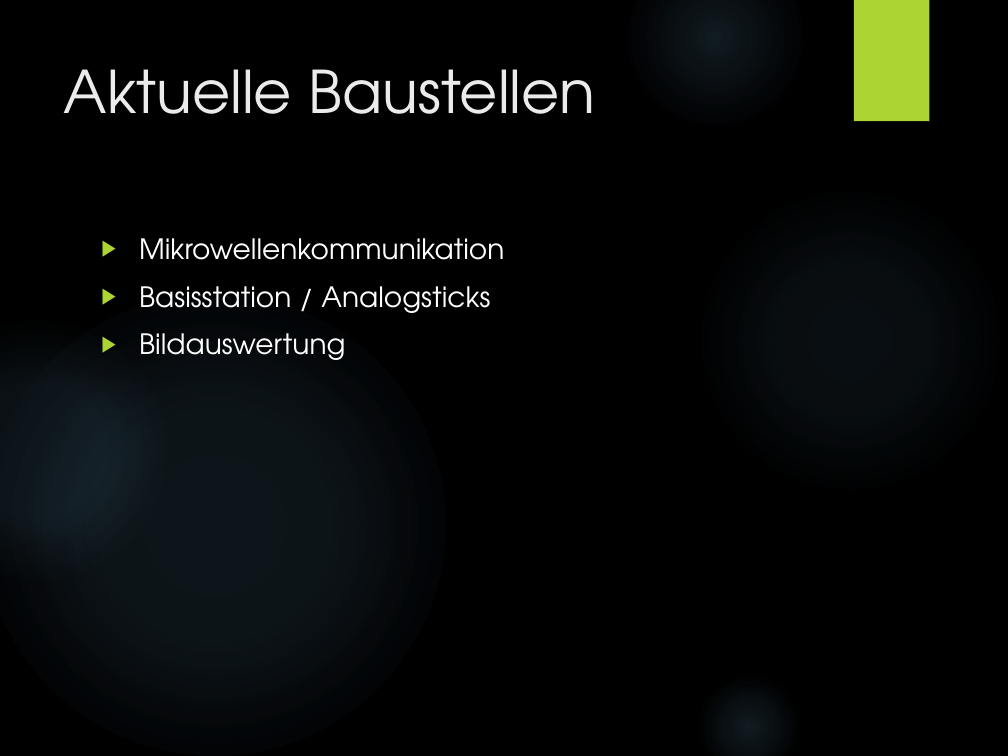
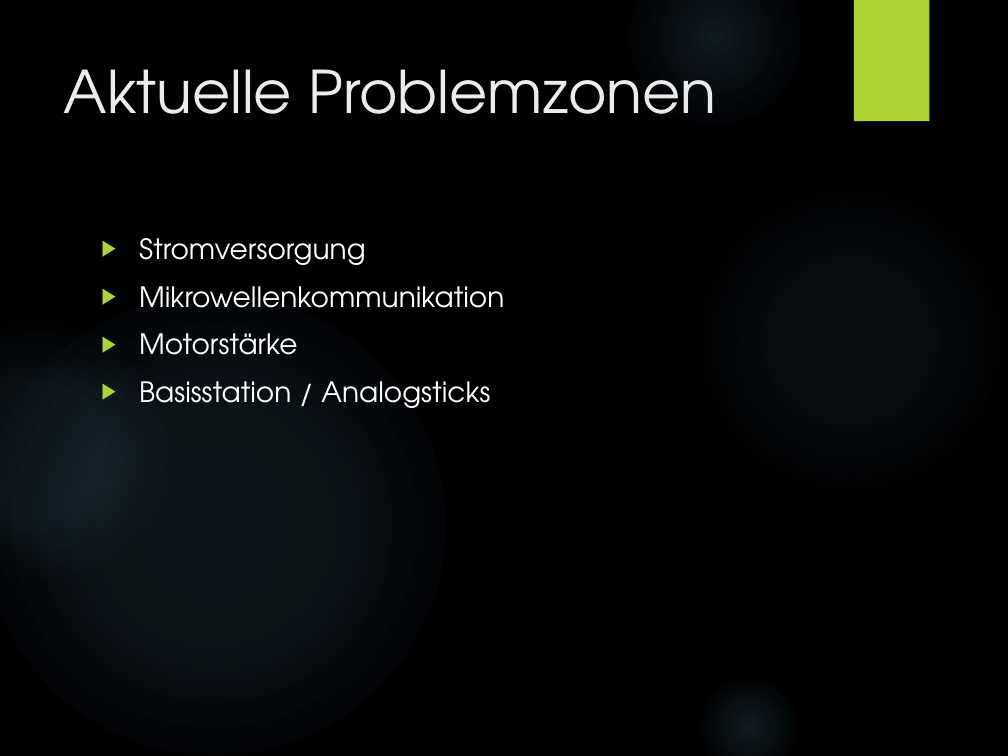
Before and after one commit to KoehlerT/Drohne, a slide deck: slide 16 of Dokumentation/Externe Projekte/Präsentation/Bienendrohne Teil Tim.pptx (slide 15 before the commit). Drawn at 1008x756 pixels with LibreOffice and Linux fonts; fonts in the diff are those of the drawing; background and template pictures are left out. Boxes give left, top, right and bottom in pixels: in the first picture for what was removed or moved away, otherwise in the second. Text is boxed around its words. In the diff, an @@ line names an element or a change of style, - is before the commit and + after.

```diff
--- a/Dokumentation/Externe Projekte/Präsentation/Bienendrohne Teil Tim.pptx
+++ b/Dokumentation/Externe Projekte/Präsentation/Bienendrohne Teil Tim.pptx
@@ title at bbox=[63, 69, 717, 114]: text changed @@
-Aktuelle Baustellen
+Aktuelle Problemzonen
@@ text at bbox=[139, 238, 365, 265]: paragraph added @@
+▶ Stromversorgung
@@ text at bbox=[139, 333, 297, 355]: paragraph added @@
+▶ Motorstärke
@@ text at bbox=[139, 333, 345, 360]: paragraph removed @@
-▶ Bildauswertung
```
Also in this commit, not shown: 4 other slides changed, 1 slide added.
